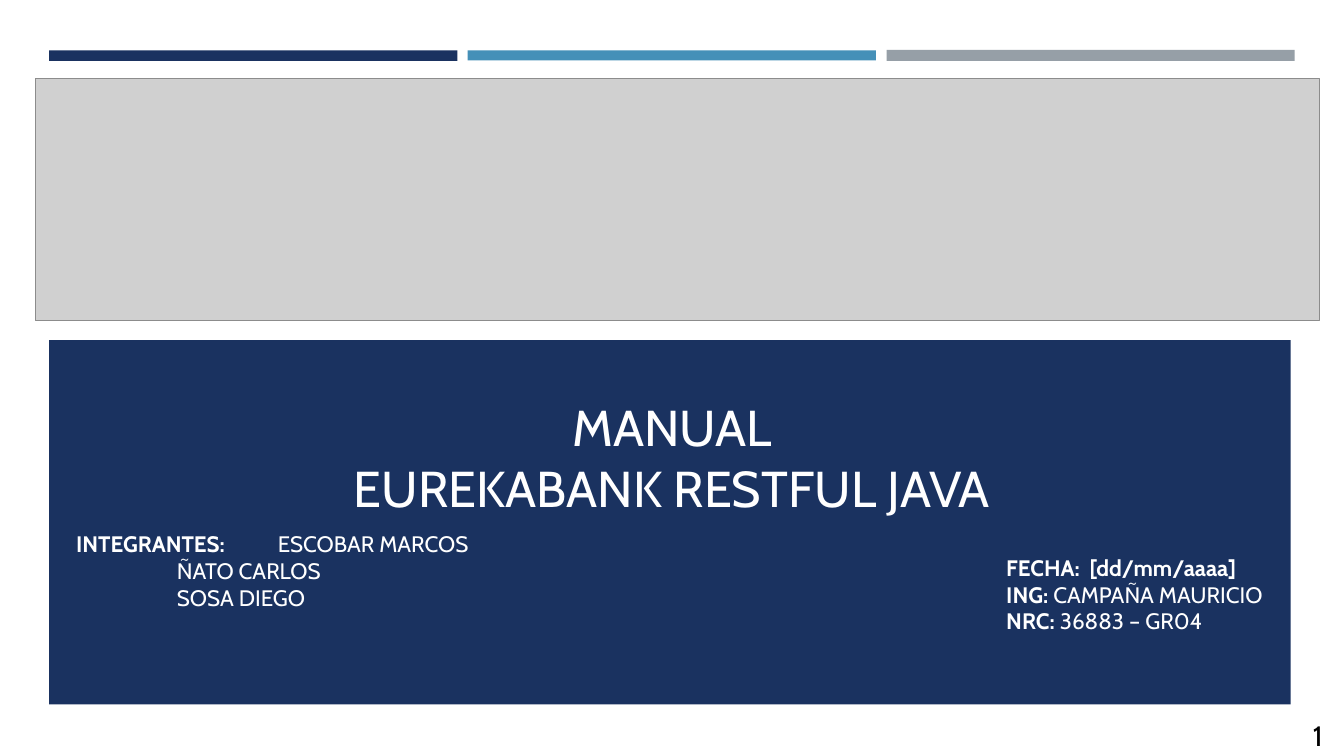
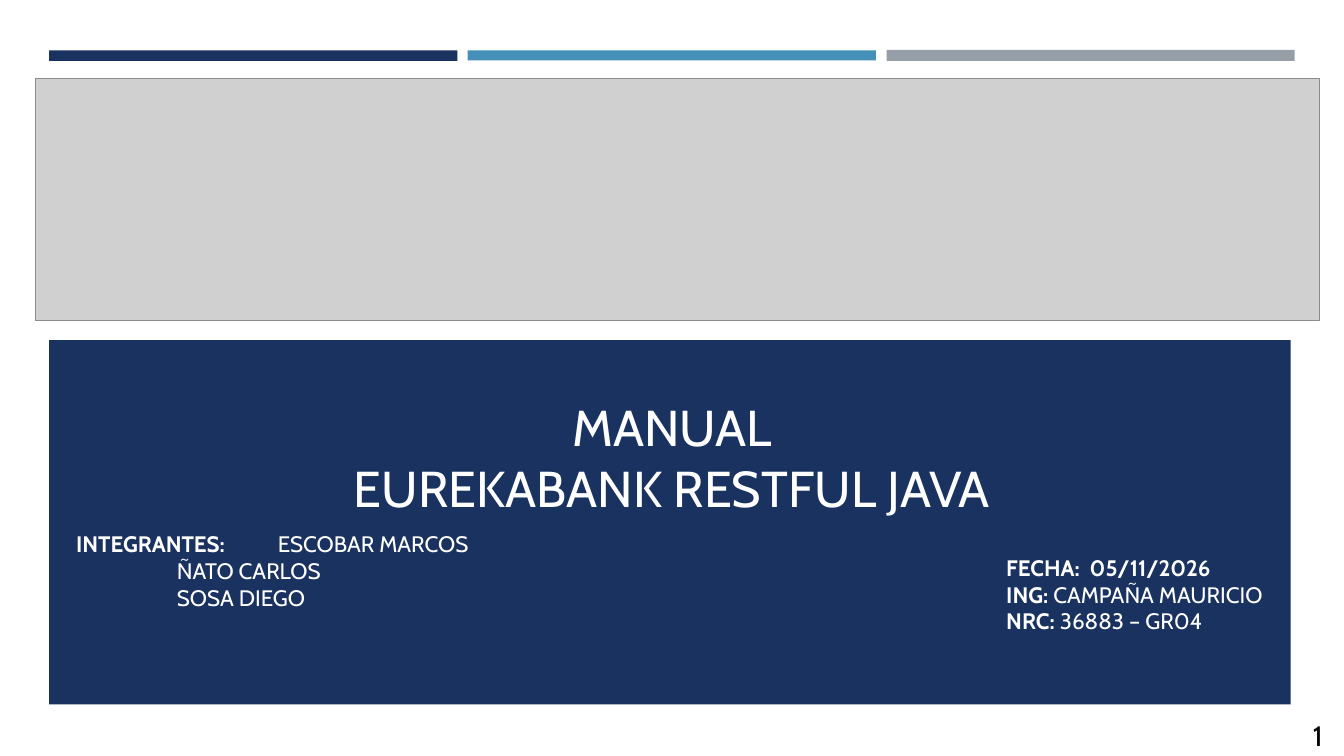
Before and after one commit to IMarcusDev/TI.1.3.-PAO202651_RESTFUL_JAVA_CONBDD_NRC36883_GR04, a slide deck: slide 1 of 05. DOCUMENTACION/PRESENTACION TI.1.3. RESTFUL con BDD en JAVA GR4.pptx. Drawn at 1344x756 pixels with LibreOffice and Linux fonts; fonts in the diff are those of the drawing; grey boxes stand for pictures. Boxes give left, top, right and bottom in pixels: in the first picture for what was removed or moved away, otherwise in the second. Text is boxed around its words. In the diff, an @@ line names an element or a change of style, - is before the commit and + after.

```diff
--- a/05. DOCUMENTACION/PRESENTACION TI.1.3. RESTFUL con BDD en JAVA GR4.pptx
+++ b/05. DOCUMENTACION/PRESENTACION TI.1.3. RESTFUL con BDD en JAVA GR4.pptx
@@ text at box(1006, 560, 1211, 578): text changed @@
-FECHA: [dd/mm/aaaa]
+FECHA: 05/11/2026
```
Also in this commit, not shown: 19 other slides changed, 4 slides added.
